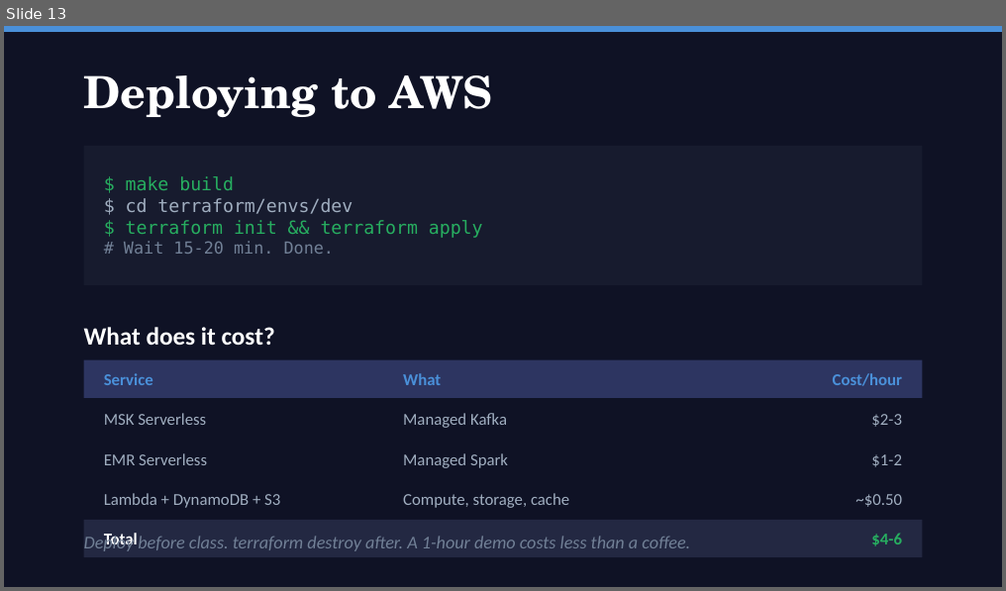
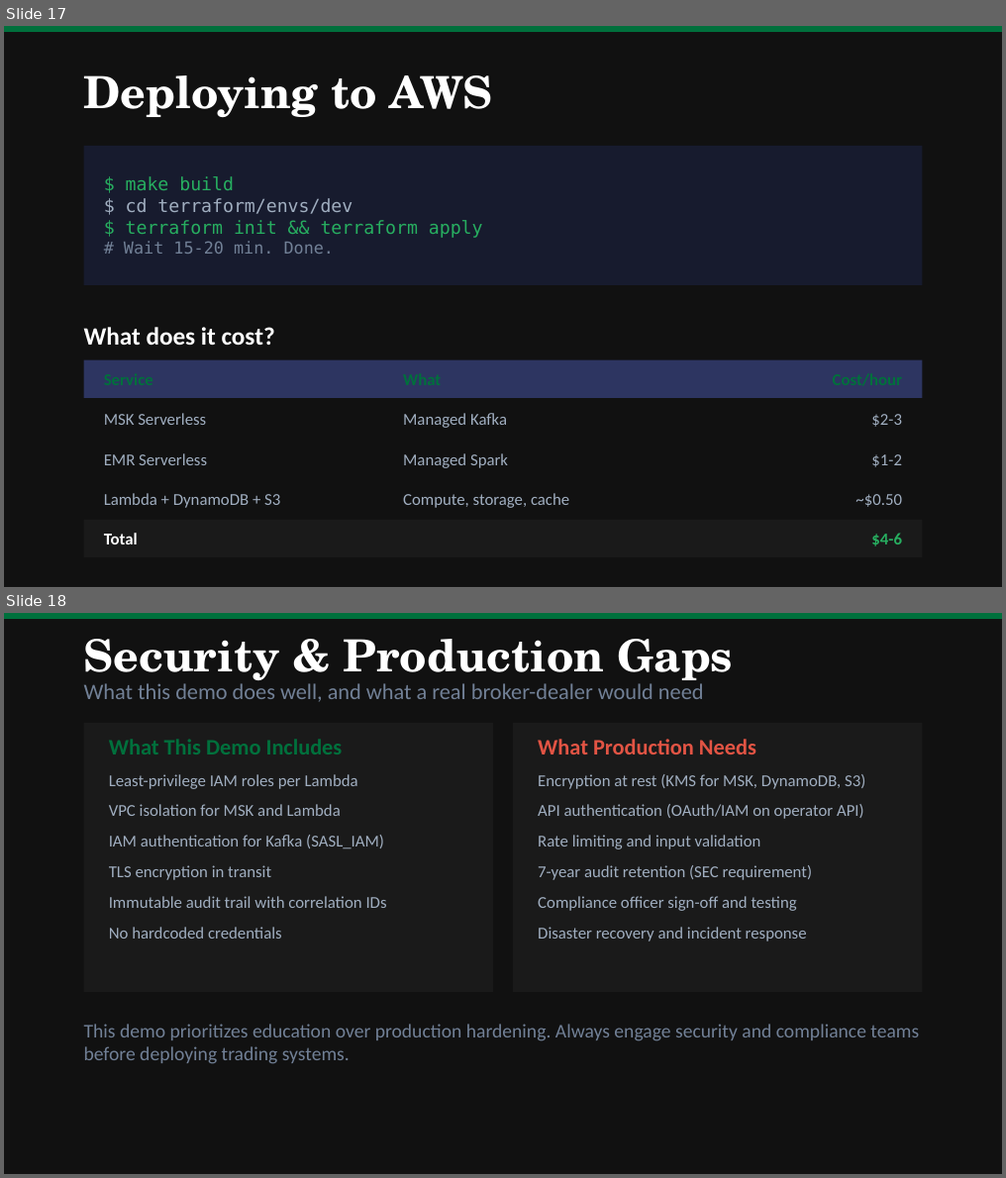
Before and after one commit to lukelittle/sec-15c3-5-market-access-controls-example, a slide deck: docs/presentation.pptx. Shown one above the other, each under a label of ours: slide 13 before the commit, slides 17 and 18 after it. The pictures are 1006x591 and 1006x1178 pixels, drawn with LibreOffice and Linux fonts; fonts in the diff are those of the drawing. Boxes give left, top, right and bottom in pixels: in the first picture for what was removed or moved away, otherwise in the second. Text is boxed around its words. In the diff, an @@ line names an element or a change of style, - is before the commit and + after.

Commit message:
Add live demo dashboard, update services, and clean up presentation files
- Add tools/dashboard/ with single-file Python web dashboard for live demos
- Add tools/demo.sh bash-based demo script
- Update Lambda service handlers and build scripts
- Update Terraform modules (VPC endpoints, IAM, MSK)
- Update Spark risk detector
- Remove presentation/ markdown files (consolidated into pptx)
- Add .venv/ to .gitignore

```diff
--- a/docs/presentation.pptx
+++ b/docs/presentation.pptx
@@ slide 18 added at <box>4,613,1002,1174</box>, background #111111 @@
@@ rectangle added at <box>4,613,1002,619</box>, fill #00703C @@
@@ text added at <box>84,639,733,686</box>, 32 pt, text #FFFFFF, bold @@
+Security & Production Gaps
@@ text added at <box>84,683,704,702</box>, 16 pt, text #718096 @@
+What this demo does well, and what a real broker-dealer would need
@@ rectangle added at <box>84,723,493,992</box>, fill #1A1A1A @@
@@ rectangle added at <box>513,723,922,992</box>, fill #1A1A1A @@
@@ text added at <box>109,739,387,939</box>, 12 pt, text #A0AEC0 @@
+What This Demo Includes
+Least-privilege IAM roles per Lambda
+VPC isolation for MSK and Lambda
+IAM authentication for Kafka (SASL_IAM)
+TLS encryption in transit
+Immutable audit trail with correlation IDs
+No hardcoded credentials
@@ text added at <box>538,739,865,942</box>, 12 pt, text #A0AEC0 @@
+What Production Needs
+Encryption at rest (KMS for MSK, DynamoDB, S3)
+API authentication (OAuth/IAM on operator API)
+Rate limiting and input validation
+7-year audit retention (SEC requirement)
+Compliance officer sign-off and testing
+Disaster recovery and incident response
@@ text added at <box>84,1024,919,1064</box>, 14 pt, text #718096 @@
+This demo prioritizes education over production hardening. Always engage security and compliance teams before deploying trading systems.
@@ what was slide 13 is now slide 17 @@
@@ slide 17 changed as well @@
@@ background #0F1225 to #111111 @@
@@ rectangle at <box>4,26,1002,32</box>: fill #4A90D9 to #00703C @@
@@ text removed at <box>104,373,153,385</box> @@
-Service
@@ text removed at <box>403,373,441,385</box> @@
-What
@@ text removed at <box>833,373,902,386</box> @@
-Cost/hour
@@ fill #0F1225 to #111111 in 3 elements at <box>84,400,922,438</box>, <box>84,440,922,478</box>, <box>84,480,922,518</box> @@
@@ rectangle at <box>84,520,922,558</box>: fill #232842 to #1A1A1A @@
@@ text removed at <box>138,536,690,552</box> @@
-Deploy before class. terraform destroy after. A 1-hour demo costs less than a coffee.
```
Also in this commit, not shown: 13 other slides changed, 6 other slides added, 1 slide removed, 32 other files.
